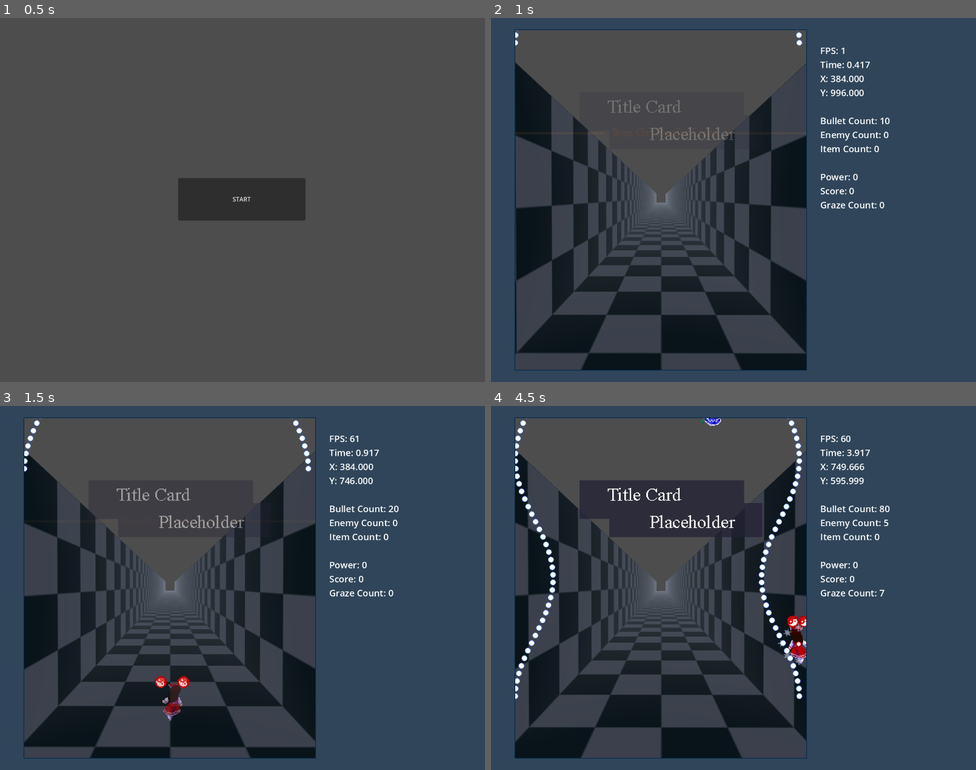
Above: before the commit, frames 1-4 (two rows, left to right).
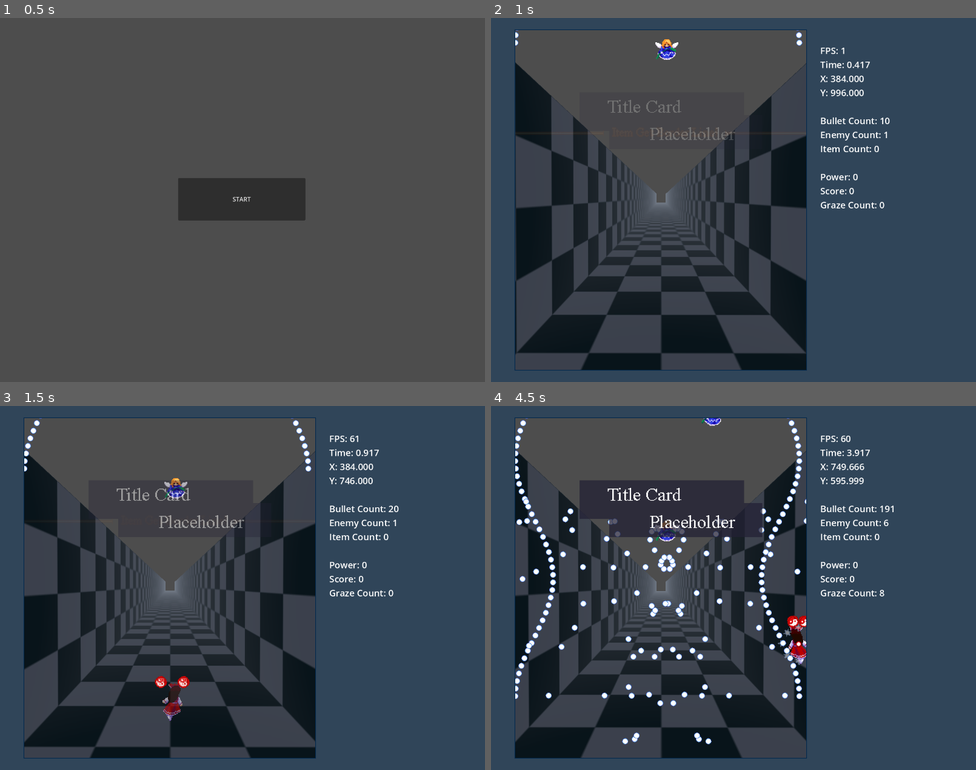
Above: after the commit, the same moments.

Repository: StahlReyn/th-bullet-test
Game: Godot game, scene res://scripts/menu/menu.tscn
Same seed, same stepped clock (60 frames per second), same inputs: the game is played once before the commit and once after it.
Inputs:
- Up to frame 1 (0.5 s): no input
- Up to frame 2 (1 s): click "START" at 0.5 s
- Up to frame 3 (1.5 s): hold Right (move_right) from 1.28 s (still down); hold Z (shoot) from 1.28 s (still down)
- Up to frame 4 (4.5 s): release Right (move_right) at 2.03 s; release Z (shoot) at 2.03 s; hold Down (move_down) 2.03-2.78 s; tap Shift (focus) at 2.1 s; tap Z (shoot) at 2.3, 3.6 s; hold Right (move_right) 2.78-3.53 s; hold Z (shoot) 2.78-3.53 s; hold Up (move_up) 3.53-4.28 s; hold Left (move_left) from 4.28 s (still down); hold Shift (focus) from 4.28 s (still down)

Frame 1 is identical in both runs. In frame 2, 0.2% of the frame differs, in the area x 33-82%, y 5-33%; in frame 3, 0.2%; in frame 4, 1.9%, in the area x 5-83%, y 25-93%.

Commit message:
after effect class for both enemy/bullet, shooting audio test

Diff:
--- a/data/bullet_hit_effect/bullet_hit_basic.tscn
+++ b/data/after_effects/bullet_hit_basic.tscn
@@ -1,8 +1,9 @@
 [gd_scene load_steps=8 format=3 uid="uid://djohlf5howpr"]
 
-[ext_resource type="Script" path="res://scripts/gameplay/bullet_hit_effect.gd" id="1_08awb"]
-[ext_resource type="AudioStream" uid="uid://c7r4fudpm8xph" path="res://assets/audio/sfx/bullet_hit.mp3" id="2_4mvpx"]
-[ext_resource type="Script" path="res://scripts/sprite_effects/particle_oneshot.gd" id="3_rtdho"]
+[ext_resource type="Script" path="res://scripts/gameplay/after_effect.gd" id="1_5bcog"]
+[ext_resource type="AudioStream" uid="uid://c7r4fudpm8xph" path="res://assets/audio/sfx/bullet_hit.mp3" id="2_74mmg"]
+[ext_resource type="Texture2D" uid="uid://ygylgymb073n" path="res://assets/img/effects/cloud_smaller.png" id="3_85efk"]
+[ext_resource type="Script" path="res://scripts/sprite_effects/particle_oneshot.gd" id="4_reyup"]
 
 [sub_resource type="Curve" id="Curve_y6q7d"]
 _data = [Vector2(0, 1), 0.0, 0.0, 0, 0, Vector2(0.839607, 0.486889), 0.0, 0.0, 0, 0, Vector2(1, 0), -3.03561, 0.0, 0, 0]
@@ -14,27 +15,26 @@
 [sub_resource type="ParticleProcessMaterial" id="ParticleProcessMaterial_c3gkl"]
 lifetime_randomness = 0.5
 particle_flag_disable_z = true
-angle_min = -720.0
-angle_max = 720.0
+angle_min = 1.07288e-05
+angle_max = 360.0
 spread = 180.0
 initial_velocity_max = 104.9
 gravity = Vector3(0, 0, 0)
 damping_min = 70.0
 damping_max = 70.0
+scale_min = 2.0
+scale_max = 2.0
 alpha_curve = SubResource("CurveTexture_xi8jg")
 
-[sub_resource type="PlaceholderTexture2D" id="PlaceholderTexture2D_vhqdw"]
-size = Vector2(10, 10)
-
-[node name="BulletHitBasic" type="Node2D" node_paths=PackedStringArray("audio_hit")]
-script = ExtResource("1_08awb")
-audio_hit = NodePath("BulletHit")
+[node name="BulletHitBasic" type="Node2D" node_paths=PackedStringArray("audio_start")]
+script = ExtResource("1_5bcog")
+audio_start = NodePath("BulletHit")
 
 [node name="BulletHit" type="AudioStreamPlayer2D" parent="."]
-stream = ExtResource("2_4mvpx")
+stream = ExtResource("2_74mmg")
 
 [node name="GPUParticles2D" type="GPUParticles2D" parent="."]
-amount = 300
+amount = 100
 process_material = SubResource("ParticleProcessMaterial_c3gkl")
-texture = SubResource("PlaceholderTexture2D_vhqdw")
-script = ExtResource("3_rtdho")
+texture = ExtResource("3_85efk")
+script = ExtResource("4_reyup")
--- /dev/null
+++ b/data/after_effects/enemy_death_basic.tscn
@@ -0,0 +1,41 @@
+[gd_scene load_steps=8 format=3 uid="uid://clkj0kllal1wy"]
+
+[ext_resource type="Script" path="res://scripts/gameplay/after_effect.gd" id="1_02hc4"]
+[ext_resource type="AudioStream" uid="uid://cwk4a7mt138xj" path="res://assets/audio/sfx/death_mook_bright.wav" id="2_f141u"]
+[ext_resource type="Texture2D" uid="uid://buv34dxrcb2do" path="res://assets/img/effects/cloud_small.png" id="3_adqd0"]
+[ext_resource type="Script" path="res://scripts/sprite_effects/particle_oneshot.gd" id="4_87nwf"]
+
+[sub_resource type="Curve" id="Curve_y6q7d"]
+_data = [Vector2(0, 1), 0.0, 0.0, 0, 0, Vector2(0.839607, 0.486889), 0.0, 0.0, 0, 0, Vector2(1, 0), -3.03561, 0.0, 0, 0]
+point_count = 3
+
+[sub_resource type="CurveTexture" id="CurveTexture_xi8jg"]
+curve = SubResource("Curve_y6q7d")
+
+[sub_resource type="ParticleProcessMaterial" id="ParticleProcessMaterial_c3gkl"]
+lifetime_randomness = 0.5
+particle_flag_disable_z = true
+angle_min = 1.07288e-05
+angle_max = 360.0
+spread = 180.0
+initial_velocity_max = 104.9
+gravity = Vector3(0, 0, 0)
+damping_min = 70.0
+damping_max = 70.0
+scale_min = 2.0
+scale_max = 2.0
+alpha_curve = SubResource("CurveTexture_xi8jg")
+
+[node name="BulletHitBasic" type="Node2D" node_paths=PackedStringArray("audio_start")]
+script = ExtResource("1_02hc4")
+audio_start = NodePath("BulletHit")
+
+[node name="BulletHit" type="AudioStreamPlayer2D" parent="."]
+stream = ExtResource("2_f141u")
+volume_db = -4.826
+
+[node name="GPUParticles2D" type="GPUParticles2D" parent="."]
+amount = 100
+process_material = SubResource("ParticleProcessMaterial_c3gkl")
+texture = ExtResource("3_adqd0")
+script = ExtResource("4_87nwf")
--- a/data/bullets/reimu_amulet.tscn
+++ b/data/bullets/reimu_amulet.tscn
@@ -1,7 +1,7 @@
 [gd_scene load_steps=5 format=3 uid="uid://bg5moqhkb6v0k"]
 
 [ext_resource type="Script" path="res://scripts/gameplay/bullet.gd" id="1_rsu3b"]
-[ext_resource type="PackedScene" uid="uid://djohlf5howpr" path="res://data/bullet_hit_effect/bullet_hit_basic.tscn" id="2_8e7nc"]
+[ext_resource type="PackedScene" uid="uid://djohlf5howpr" path="res://data/after_effects/bullet_hit_basic.tscn" id="2_8e7nc"]
 [ext_resource type="Texture2D" uid="uid://clnl18fndfi38" path="res://assets/img/bullets/talisman.png" id="2_c1xjl"]
 
 [sub_resource type="CircleShape2D" id="CircleShape2D_36tvr"]
--- a/data/enemies/enemy_lesser_fairy.tscn
+++ b/data/enemies/enemy_lesser_fairy.tscn
@@ -1,6 +1,7 @@
-[gd_scene load_steps=14 format=3 uid="uid://y1ht13i0dqug"]
+[gd_scene load_steps=15 format=3 uid="uid://y1ht13i0dqug"]
 
 [ext_resource type="Script" path="res://scripts/gameplay/enemy.gd" id="1_5bg83"]
+[ext_resource type="PackedScene" uid="uid://clkj0kllal1wy" path="res://data/after_effects/enemy_death_basic.tscn" id="2_85fke"]
 [ext_resource type="Texture2D" uid="uid://dd8tet8s1inyg" path="res://assets/img/enemies/lesser_fairy.png" id="2_t2qqo"]
 
 [sub_resource type="AtlasTexture" id="AtlasTexture_kl7ry"]
@@ -91,17 +92,12 @@
 collision_layer = 0
 collision_mask = 8
 script = ExtResource("1_5bg83")
-drop_spawn_speed = null
-drop_spawn_time = null
 drop_power = 3
 drop_point = 3
-drop_power_big = null
-drop_power_full = null
-drop_bomb = null
-drop_life = null
-mhp = 3
+death_effect_scene = ExtResource("2_85fke")
 main_anim_sprite = NodePath("AnimatedSprite2D")
 main_collision = NodePath("CollisionShape2D")
+mhp = 3
 
 [node name="AnimatedSprite2D" type="AnimatedSprite2D" parent="."]
 scale = Vector2(2, 2)
--- a/data/enemies/enemy_lesser_fairy_test.tscn
+++ /dev/null
@@ -1,123 +0,0 @@
-[gd_scene load_steps=16 format=3 uid="uid://dlcdwqphvlnso"]
-
-[ext_resource type="Script" path="res://scripts/gameplay/enemy.gd" id="1_oi2c2"]
-[ext_resource type="Texture2D" uid="uid://dd8tet8s1inyg" path="res://assets/img/enemies/lesser_fairy.png" id="2_pbdpq"]
-[ext_resource type="Script" path="res://scripts/containers/shooter_container.gd" id="3_i3p81"]
-[ext_resource type="PackedScene" uid="uid://doiombwegy5ru" path="res://data/shooters/shooter_test.tscn" id="4_g5e2x"]
-
-[sub_resource type="AtlasTexture" id="AtlasTexture_kl7ry"]
-atlas = ExtResource("2_pbdpq")
-region = Rect2(0, 0, 32, 32)
-
-[sub_resource type="AtlasTexture" id="AtlasTexture_8i27q"]
-atlas = ExtResource("2_pbdpq")
-region = Rect2(32, 0, 32, 32)
-
-[sub_resource type="AtlasTexture" id="AtlasTexture_fegbx"]
-atlas = ExtResource("2_pbdpq")
-region = Rect2(64, 0, 32, 32)
-
-[sub_resource type="AtlasTexture" id="AtlasTexture_fsmk7"]
-atlas = ExtResource("2_pbdpq")
-region = Rect2(96, 0, 32, 32)
-
-[sub_resource type="AtlasTexture" id="AtlasTexture_e3d10"]
-atlas = ExtResource("2_pbdpq")
-region = Rect2(128, 0, 32, 32)
-
-[sub_resource type="AtlasTexture" id="AtlasTexture_fphgo"]
-atlas = ExtResource("2_pbdpq")
-region = Rect2(160, 0, 32, 32)
-
-[sub_resource type="AtlasTexture" id="AtlasTexture_m5f1t"]
-atlas = ExtResource("2_pbdpq")
-region = Rect2(192, 0, 32, 32)
-
-[sub_resource type="AtlasTexture" id="AtlasTexture_yuw6l"]
-atlas = ExtResource("2_pbdpq")
-region = Rect2(224, 0, 32, 32)
-
-[sub_resource type="AtlasTexture" id="AtlasTexture_qbf6p"]
-atlas = ExtResource("2_pbdpq")
-region = Rect2(256, 0, 32, 32)
-
-[sub_resource type="SpriteFrames" id="SpriteFrames_y3i8h"]
-animations = [{
-"frames": [{
-"duration": 1.0,
-"texture": SubResource("AtlasTexture_kl7ry")
-}, {
-"duration": 1.0,
-"texture": SubResource("AtlasTexture_8i27q")
-}, {
-"duration": 1.0,
-"texture": SubResource("AtlasTexture_fegbx")
-}],
-"loop": true,
-"name": &"default",
-"speed": 10.0
-}, {
-"frames": [{
-"duration": 1.0,
-"texture": SubResource("AtlasTexture_fsmk7")
-}, {
-"duration": 1.0,
-"texture": SubResource("AtlasTexture_e3d10")
-}, {
-"duration": 1.0,
-"texture": SubResource("AtlasTexture_fphgo")
-}],
-"loop": true,
-"name": &"diagonal",
-"speed": 10.0
-}, {
-"frames": [{
-"duration": 1.0,
-"texture": SubResource("AtlasTexture_m5f1t")
-}, {
-"duration": 1.0,
-"texture": SubResource("AtlasTexture_yuw6l")
-}, {
-"duration": 1.0,
-"texture": SubResource("AtlasTexture_qbf6p")
-}],
-"loop": true,
-"name": &"side",
-"speed": 10.0
-}]
-
-[sub_resource type="CircleShape2D" id="CircleShape2D_t7bub"]
-radius = 31.0161
-
-[node name="EnemyLesserFairy" type="Area2D" node_paths=PackedStringArray("main_anim_sprite", "main_collision") groups=["enemy"]]
-collision_layer = 0
-collision_mask = 8
-script = ExtResource("1_oi2c2")
-drop_spawn_speed = null
-drop_spawn_time = null
-drop_power = 3
-drop_point = 3
-drop_power_big = null
-drop_power_full = null
-drop_bomb = null
-drop_life = null
-mhp = 3
-main_anim_sprite = NodePath("AnimatedSprite2D")
-main_collision = NodePath("CollisionShape2D")
-
-[node name="AnimatedSprite2D" type="AnimatedSprite2D" parent="."]
-scale = Vector2(2, 2)
-sprite_frames = SubResource("SpriteFrames_y3i8h")
-animation = &"side"
-
-[node name="CollisionShape2D" type="CollisionShape2D" parent="."]
-shape = SubResource("CircleShape2D_t7bub")
-
-[node name="ShooterContainer" type="Node2D" parent="."]
-script = ExtResource("3_i3p81")
-
-[node name="ShooterTest" parent="ShooterContainer" instance=ExtResource("4_g5e2x")]
-cooldown = 0.5
-base_speed = 300.0
-
-[connection signal="area_entered" from="." to="." method="_on_area_entered"]
--- a/data/movement/movement_test_3.gd
+++ b/data/movement/movement_test_3.gd
@@ -1,37 +1,69 @@
 extends MovementScript
 
 @onready var bullet_circle : PackedScene = preload("res://data/bullets/bullet_test.tscn")
+@onready var audio_shoot : AudioStream = preload("res://assets/audio/sfx/hit_noise_fade.wav")
 
 var player : Player
+var audio_node : Node
+
 var cd_shoot : float
-var cd_delay : float
+
 var elapsed_time : float = 0.0
-var down_velocity = 450
+var section_time : float = 0.0
+
+var cur_velocity : Vector2 = Vector2(0,0)
+var part = 0
 
 func _ready() -> void:
 	player = GameUtils.get_player()
-	cd_shoot = 2.0
-	call_deferred("set_hp", 100)
+	call_deferred("setup_enemy")
 
 func set_hp(value : int):
 	if parent is Enemy:
 		parent.mhp = value
 		parent.reset_hp()
 
+func setup_enemy():
+	set_hp(100)
+	audio_node = AudioStreamPlayer2D.new()
+	audio_node.set_stream(audio_shoot)
+	parent.add_child(audio_node)
+
 func process_movement(delta: float) -> void:
 	elapsed_time += delta
+	section_time += delta
 	cd_shoot -= delta
-	cd_delay -= delta
 
-	parent.velocity.y = down_velocity
-	down_velocity -= 180 * delta
+	match part:
+		0:
+			cur_velocity.y = 400
+			check_part_cd(0.0)
+		1:
+			cur_velocity.y += -200 * delta
+			check_part_cd(2.0)
+		2:
+			shoot_1()
+			check_part_cd(3.0)
+		3:
+			cur_velocity.y += -300 * delta
+			check_part_cd(10.0)
 
+	parent.velocity = cur_velocity
+
+func check_part_cd(time: float) -> void: ## How long next section last
+	if section_time > time:
+		part += 1
+		section_time = 0.0
+		print(part)
+
+func shoot_1() -> void:
 	if cd_shoot <= 0:
 		bullet_pattern1(16, 1, PI/4)
 		bullet_pattern1(16, -1, 3*PI/4)
-		cd_shoot += 0.02
+		audio_node.play()
+		cd_shoot = 0.02
 
-func bullet_pattern1(speed, scale, offset):
+func bullet_pattern1(speed, scale, offset) -> void:
 	var angle = sin(elapsed_time * speed) * scale + offset
 	var direction = Vector2(cos(angle),sin(angle))
 	var bullet = spawn_bullet(bullet_circle, parent.position)
--- a/data/stages/stage_test.gd
+++ b/data/stages/stage_test.gd
@@ -16,7 +16,7 @@
 var cd1_count_loop : int = 0
 
 var cd2 : float = 0.0
-var cd_big : float = 16.0
+var cd_big : float = 0.0
 
 var cd_script : float = 100.0
 
--- /dev/null
+++ b/scripts/gameplay/after_effect.gd
@@ -0,0 +1,17 @@
+class_name AfterEffect
+extends Node2D
+## Things after enemy or bullet is removed, like death effects
+
+@export var audio_start : AudioStreamPlayer2D
+@export var lifetime : float = 1.0
+
+func _ready() -> void:
+	audio_start.play()
+	await get_tree().create_timer(lifetime).timeout
+	queue_free()
+
+static func add_effect(scene : PackedScene, target : Node2D):
+	var effect : AfterEffect = scene.instantiate()
+	effect.top_level = true
+	effect.global_position = target.global_position
+	GameUtils.get_effect_container().add_child(effect)
--- a/scripts/gameplay/bullet.gd
+++ b/scripts/gameplay/bullet.gd
@@ -37,10 +37,7 @@
 	penetration_count -= 1
 	if penetration_count <= 0:
 		if bullet_hit_effect_scene:
-			var bullet_hit_effect : BulletHitEffect = bullet_hit_effect_scene.instantiate()
-			bullet_hit_effect.top_level = true
-			bullet_hit_effect.global_position = self.global_position
-			GameUtils.get_effect_container().add_child(bullet_hit_effect)
+			AfterEffect.add_effect(bullet_hit_effect_scene, self)
 		queue_free()
 
 func add_movement_script(script : GDScript) -> Node:
--- a/scripts/gameplay/bullet_hit_effect.gd
+++ /dev/null
@@ -1,10 +0,0 @@
-class_name BulletHitEffect
-extends Node2D
-
-@export var audio_hit : AudioStreamPlayer2D
-@export var lifetime : float = 1.0
-
-func _ready() -> void:
-	audio_hit.play()
-	await get_tree().create_timer(lifetime).timeout
-	queue_free()
--- a/scripts/gameplay/enemy.gd
+++ b/scripts/gameplay/enemy.gd
@@ -10,6 +10,8 @@
 @export var drop_power_full : int = 0
 @export var drop_bomb : int = 0
 @export var drop_life : int = 0
+@export_group("After Effects")
+@export var death_effect_scene : PackedScene
 
 var movement_handler : MovementHandler # Movement Handler is auto created
 var self_update_anim : bool = true
@@ -46,6 +48,8 @@
 
 func do_death():
 	super()
+	if death_effect_scene:
+		AfterEffect.add_effect(death_effect_scene, self)
 	drop_items()
 	queue_free()
 
--- a/scripts/gameplay/movement_script.tscn
+++ /dev/null
@@ -1,3 +0,0 @@
-[gd_scene format=3 uid="uid://ri7is468440v"]
-
-[node name="MovementScript" type="Node2D"]
Not shown, changed: assets/audio/sfx/bullet_hit.mp3.import
Not shown, added: assets/audio/sfx/hit_noise_fade.wav.import
Not shown, added: assets/audio/sfx/rise_power.wav.import
Binary file added: assets/img/effects/cloud_small.png
Not shown, added: assets/img/effects/cloud_small.png.import
Binary file added: assets/img/effects/cloud_smaller.png
Not shown, added: assets/img/effects/cloud_smaller.png.import
Not shown, added: assets/audio/sfx/hit_noise_fade.wav
Not shown, added: assets/audio/sfx/rise_power.wav
